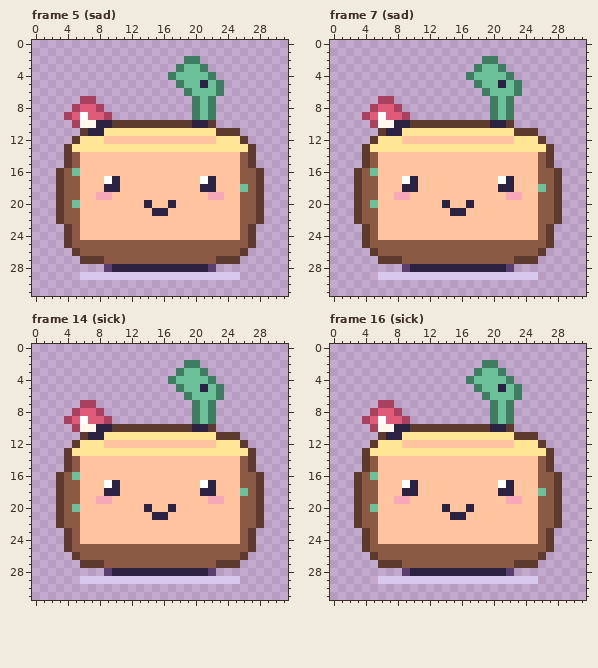
Edited in one commit: pixel-art file (art/characters/nature/stumpy.aseprite). Above: the version before the commit.
32x32 pixels, 28 frames. Shown: frame 5 (sad), frame 7 (sad), frame 14 (sick), frame 16 (sick). The commit also changed other frames, which this record leaves out.
Once edited:
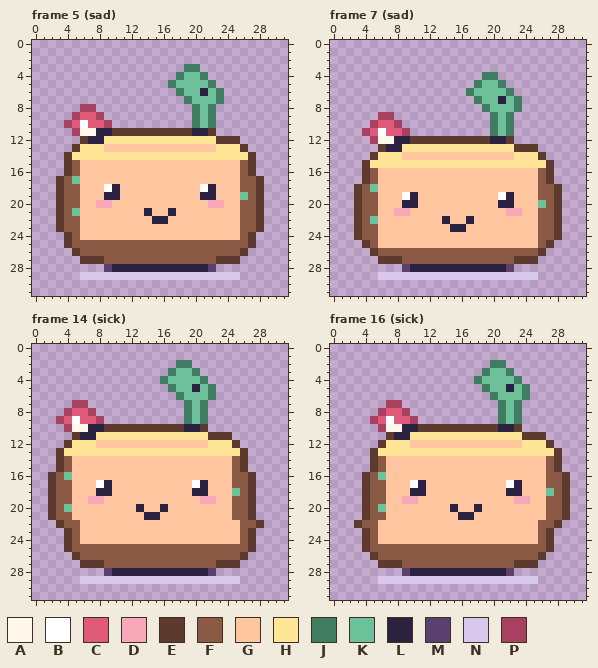
Palette (. is transparent): A #fff7ec  B #ffffff  C #e05a7a  D #f7a8b8  E #5c3a2e  F #8a5a44  G #ffc59e  H #ffe596  J #3f7d62  K #6cc19a  L #2b2140  M #5b3f6e  N #d9c8ee  P #a8405f
Difference:
Changed rows in their new state; - is an unchanged pixel.
Frame 5 (sad), layers "face", "pet":
first column x 3:
 2 ----------------..--------
 3 ---------------.JJ.-------
 4 --------------.J--J.------
 5 --------------JK--KJ.-----
 6 ---------------JK-L-------
 7 ---..-----------JK-KJ-----
 8 --.PP.--------------------
 9 -.PC-P.-------------------
10 -PCBCCP..........JKJ------
11 --PAA-LEEEEEEEEEELLE...---
12 --.ELLHHHHHHHHHHHHHHEEE.--
13 -.E---GGGGGGGGGGGGGG---E.-
14 --HHHHHHHHHHHHHHHHHHHHHH--
16 .EF---------------------E.
17 --K---GG----------GG------
18 ------B-----------B----F--
19 -----GLL----------LLG--K--
20 --F--DD----G--G----DD-----
21 --K--------LGGL-----------
22 ------------LL------------
23 EF----------------------FE
Frame 7 (sad), layers "face", "pet":
first column x 3:
 2 ----------------..--------
 3 ---------------....-------
 4 --------------..JJ..------
 5 ------------------J..-----
 6 --------------JKK--J.-----
 7 ---..----------JKKLKJ-----
 8 --....----------JK-KJ-----
 9 -..PP..-------------------
10 ---CCP...........JKJ------
11 -PCBCCP..........JKJ...---
12 --PAALLEEEEEEEEEELLE....--
13 -..ELL--------------EEE..-
14 -.EHHH--------------HHHE.-
15 --HHHHHHHHHHHHHHHHHHHHHH--
16 .EF---------------------E.
17 .E----GG----------GG----E.
18 --K---GG----------GG---F--
19 -----GBL----------BLG-----
20 --F---LL---G--G---LL---K--
21 -----DD-----GG-----DD-----
22 --K--------L--L-----------
23 EF----------LL----------FE
24 EF----------------------FE
25 ---GGGGGGGGGGGGGGGGGGGG---
Frame 14 (sick), layers "face", "pet":
first column x 2:
 2 ----------------J-.--------
 3 ---------------JK-J.-------
 4 --------------JK---J.------
 5 ---------------JK-LKJ.-----
 6 ----------------JK--J.-----
 7 ---P-.-----------JKJ.------
 8 --PC-P.----------JKJ.------
 9 -PCBC-P.---------JKJ.------
10 --PA-L-E---------L-E.------
11 ---EL-H-------------E--.---
12 --EH--G-------------H--E.--
13 -EH---------------------E.-
14 -EFG-------------------FE.-
15 -EFG-------------------FE.-
16 EFKG-------------------F-E.
17 EF-G--BLG---------BLG--F-E.
18 EF-G--L-G---------L-G--KFE.
19 EF-G-D-G-----------D-G-F-E.
20 EFKG-------LG-LG-------F-E.
21 EF-G--------L-G--------F-E.
Frame 16 (sick), layers "face", "pet":
first column x 3:
 2 ----------------.-J--------
 3 ---------------.J-KJ-------
 4 --------------.J---KJ------
 5 ---------------.J-KLKJ-----
 6 ----------------.J--KJ-----
 7 ---.-P-----------.JKJ------
 8 --.P-CP----------.JKJ------
 9 -.PCB-CP---------.JKJ------
10 --.P-A-L---------E-LE------
11 ---.E-L-------------H--E---
12 --.E--H-------------G--HE--
13 -.E---------------------HE-
14 -.EF-------------------GFE-
15 -.EF-------------------GFE-
16 .EFK-------------------G-FE
17 .E-F--GBL---------GBL--G-FE
18 .E-F--G-L---------G-L--GKFE
19 .E-F-G-D-----------G-D-G-FE
20 .EFK-------GL-GL-------G-FE
21 .E-F--------G-L--------G-FE
Changed places in both pictures, as pixel boxes (x1, y1, x2, y2):
changed: (56, 56, 264, 232)
changed: (354, 56, 562, 248)
changed: (48, 360, 264, 520)
changed: (354, 360, 570, 520)
